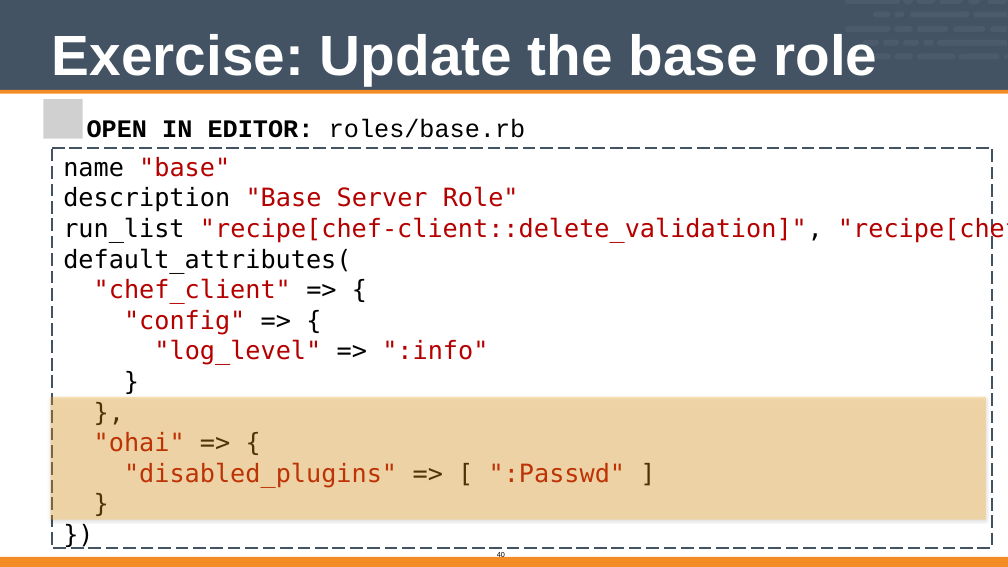
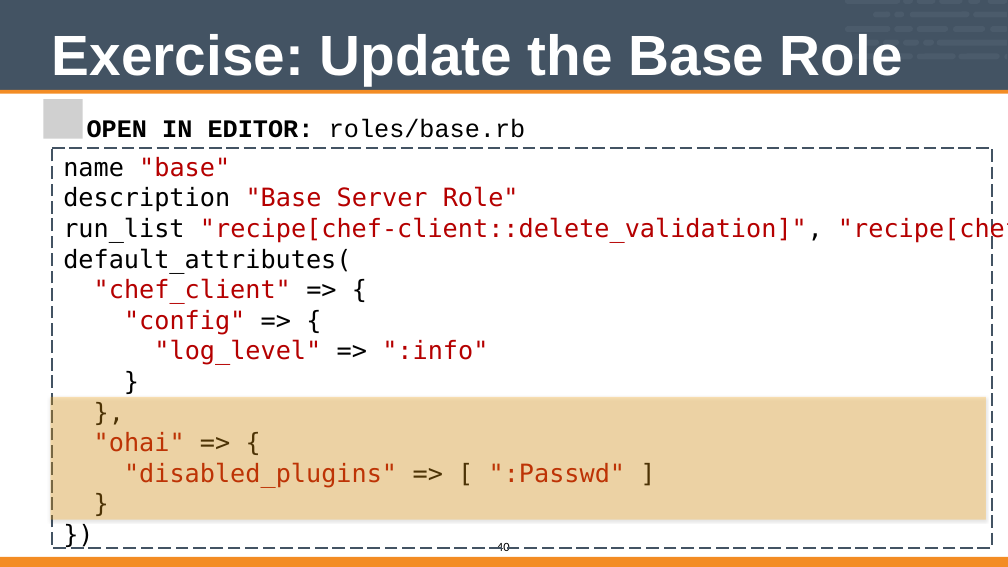
Before and after one commit to vinyar/chef-intermediate, a slide deck: slide 40 of Modules/06-Chef_Intermediate.pptx. Drawn at 1008x567 pixels with LibreOffice and Linux fonts; fonts in the diff are those of the drawing; grey boxes stand for pictures. Boxes give left, top, right and bottom in pixels: in the first picture for what was removed or moved away, otherwise in the second. Text is boxed around its words. In the diff, an @@ line names an element or a change of style, - is before the commit and + after.

```diff
--- a/Modules/06-Chef_Intermediate.pptx
+++ b/Modules/06-Chef_Intermediate.pptx
@@ title at (52, 34, 903, 85): text changed @@
-Exercise: Update the base role
+Exercise: Update the Base Role
@@ page number: place and size @@
-page number at (497, 551, 505, 560)
+page number at (497, 543, 510, 551)
@@ page number at (497, 543, 510, 551): size 10 to 16 pt @@
```
Also in this commit, not shown: 45 other slides changed.
